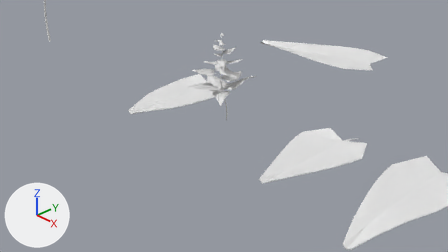
An edit to the Blender file Plants/Growing Leaves Nettle.blend, drawn before and after from the same camera.
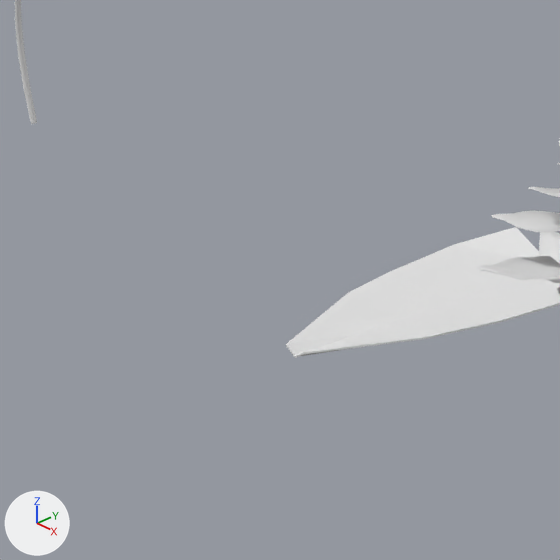
Old and new are each drawn from the file's camera 'Camera' and again close up on the part from 9% to 48% of the width and 1% to 70% of the height. Arrows for +X, +Y and +Z are at lower left; the lights stay in place.
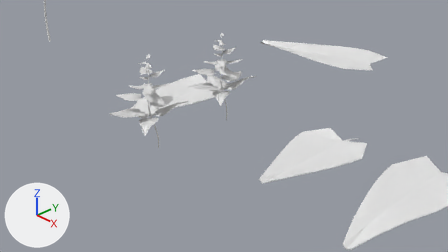
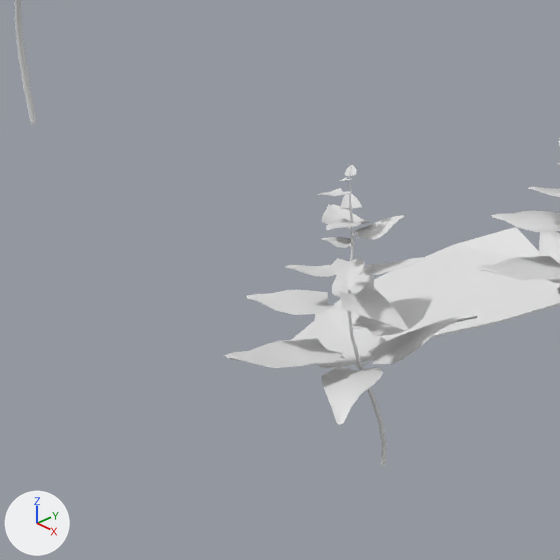
Boxes (x1, y1, x2, y2) around the edits, measured in the close-ups (560 x 560 px):
'Plane.036', added: after (224, 165, 477, 466)

What changed in the scene script:
```text
Add me_plane_041:
    me_plane_041.from_pydata(...)  # 1488 vertices, 1448 faces; spans x -0.6..0.46, y -0.68..0.55, z -0.86..0.81
    me_plane_041.polygons.foreach_set('use_smooth', [True] * 1448)
Add ob_plane_036:
    ob_plane_036 = bpy.data.objects.new('Plane.036', me_plane_041)
    ob_plane_036.location = (0.012, -1.635, 0.869)
```
